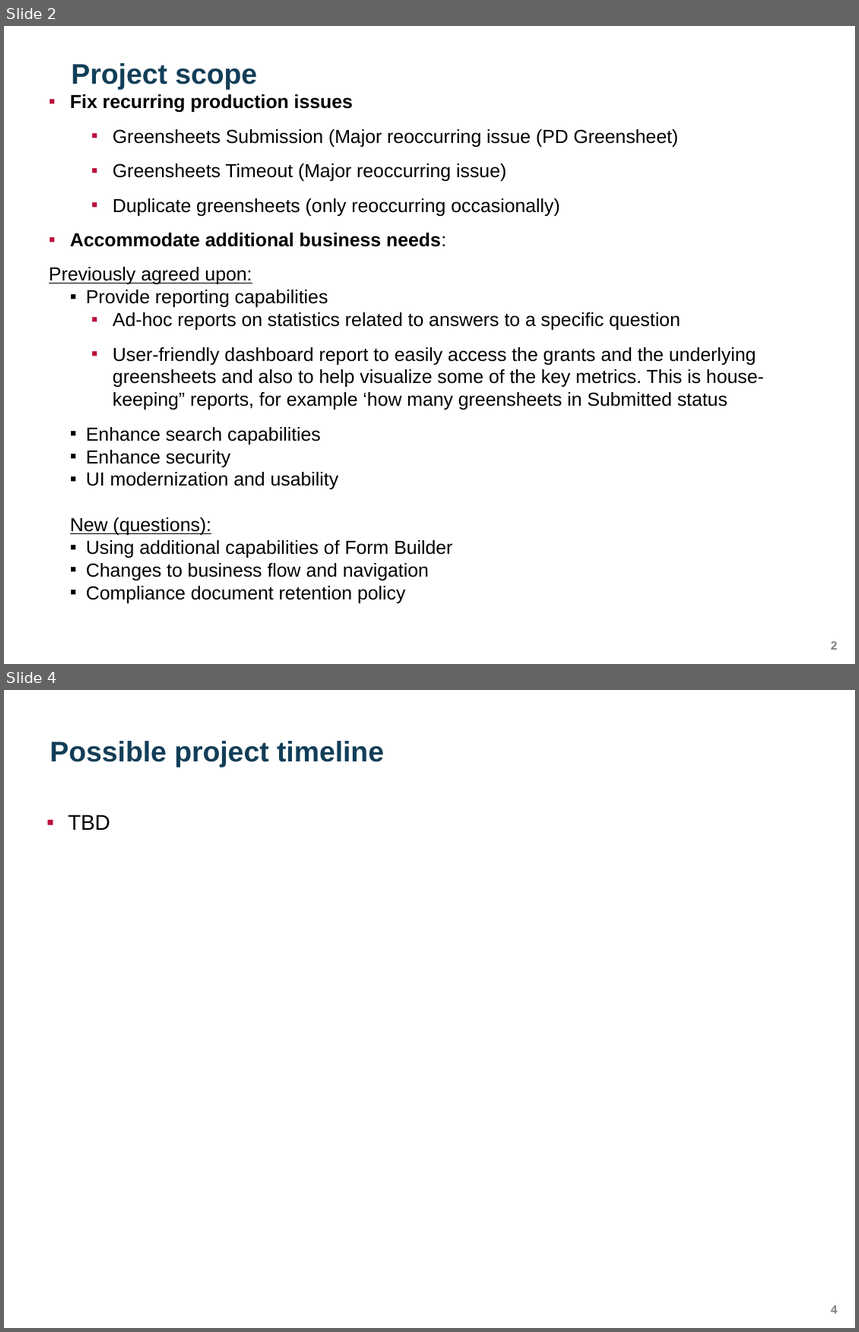
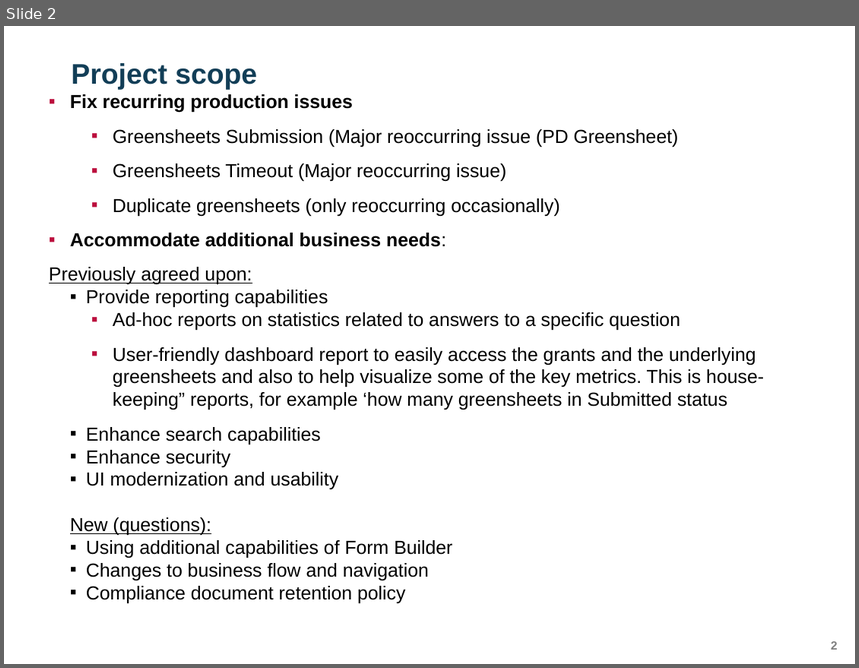
Before and after one commit to yaoh4/greensheets_classic, a slide deck: Requirements/Presentations/GreenSheets Recommendations.pptx. Shown one above the other, each under a label of ours: slides 2 and 4 before the commit, slide 2 after it; the slides between them are not shown. The pictures are 859x1332 and 859x668 pixels, drawn with LibreOffice and Linux fonts; fonts in the diff are those of the drawing; background and template pictures are left out. Boxes give left, top, right and bottom in pixels: in the first picture for what was removed or moved away, otherwise in the second. Text is boxed around its words. In the diff, an @@ line names an element or a change of style, - is before the commit and + after.

```diff
--- a/Requirements/Presentations/GreenSheets Recommendations.pptx
+++ b/Requirements/Presentations/GreenSheets Recommendations.pptx
@@ slide 4 removed at bbox=[4, 690, 855, 1328], background #FFFFFF; not listed: 1 template element that a slide beside it also shows @@
@@ title removed at bbox=[50, 741, 384, 768] @@
-Possible project timeline
@@ text removed at bbox=[68, 815, 110, 830] @@
-▪ TBD
```
Also in this commit, not shown: 1 slide changed, 1 slide added.
